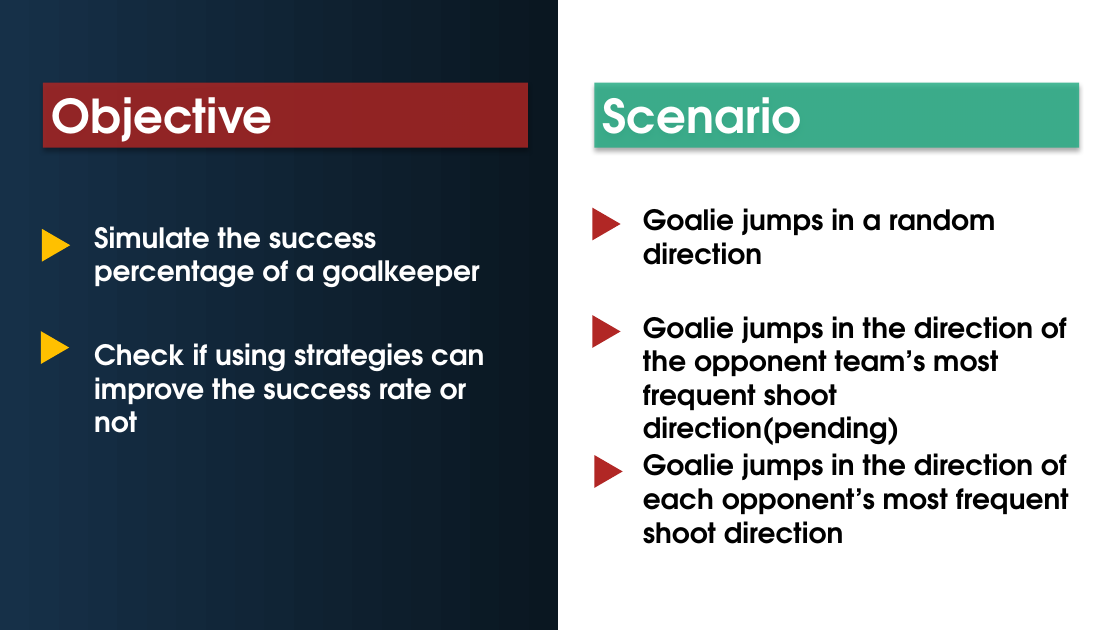
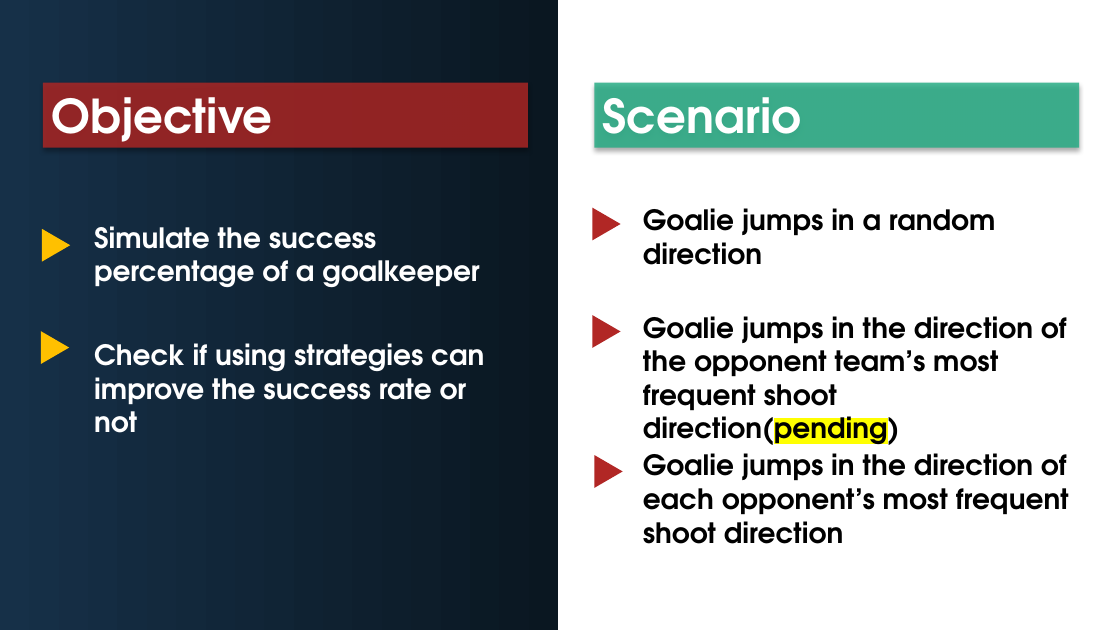
Before and after one commit to saloneeshah/Final-Project, a slide deck: slide 3 of Goalkeepr Success Rate Slide.pptx. Drawn at 1120x630 pixels with LibreOffice and Linux fonts; fonts in the diff are those of the drawing. Boxes give left, top, right and bottom in pixels: in the first picture for what was removed or moved away, otherwise in the second. Text is boxed around its words. In the diff, an @@ line names an element or a change of style, - is before the commit and + after.

```diff
--- a/Goalkeepr Success Rate Slide.pptx
+++ b/Goalkeepr Success Rate Slide.pptx
@@ text "Goalie jumps in the direction ..." at box(643, 316, 1067, 445): highlight none to #FFFF00 in "direction(pending)" @@
```
Also in this commit, not shown: 3 other slides changed.
